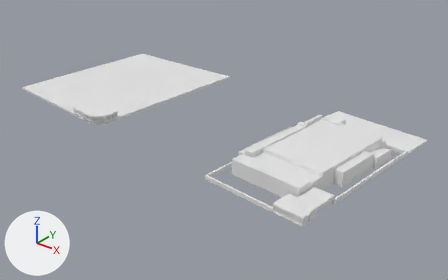
The FBX model Assets/Models/ButuanCity.fbx as it was, and as the next commit left it.
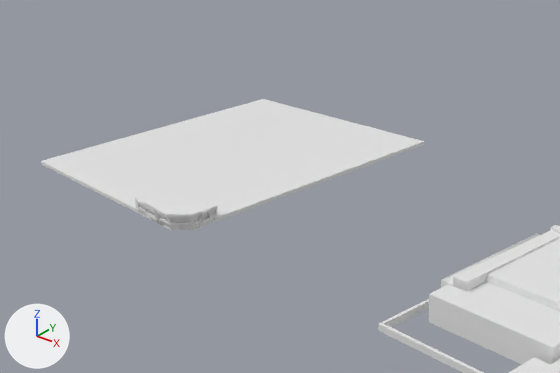
The first picture shows the older version from a camera (50 mm lens) standing at (60.2, -35.5, 39.9) and looking at (4.6, 34.1, -3.2). The close-ups show both versions on the part from 0% to 68% of the width and 0% to 72% of the height of that picture; other places that the commit changed are outside them. The lights are fixed; the arrows at lower left show +X, +Y and +Z. The same objects are shown in both versions, whatever each file hides. Where no turn or scale is listed for an object, it has been applied to the vertices. Vertices at the same position are counted once.

Names of what the first close-up shows: 'Block.000', 'Block.003'.
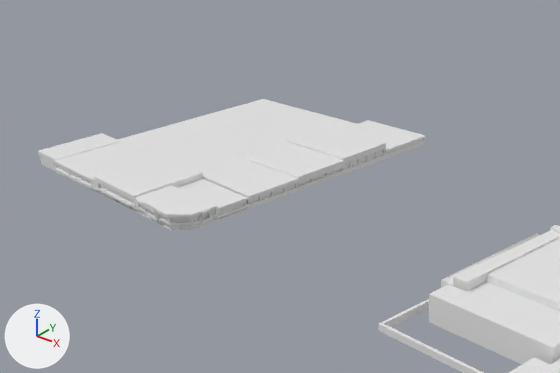
Changed parts and their boxes [x1, y1, x2, y2] in the close-ups (560 x 373 px):
'Block.000', reshaped: before [41, 99, 424, 230]; after [38, 99, 426, 230]
part 1 of me_cube_051, built on: before [99, 123, 424, 213]; after [38, 120, 426, 220]

The change, as a list of edits to the scene's bpy script:
```text
Change me_cube_051:
    used by ob_block_000; location = (-15.17, 29.08, 0.0)
    remove me_cube_051.from_pydata(...)  # 297 vertices, 268 faces; spans x -17.1..8.4, y -9.0..20.8, z 0.0..1.8
    add me_cube_051.from_pydata(...)  # 906 vertices, 826 faces; spans x -17.1..8.5, y -9.0..21.0, z 0.0..1.8
    me_cube_051 part 1: 1 vertex moved from x 0.1, y -1.0, z 0.3 to x 0.2, y -1.0, z 0.3; 2 vertices removed from x -0.5, y -8.0, z 0.0..0.3; 611 vertices added at x -17.1..8.5, y -8.3..21.0, z 0.0..1.7
```
